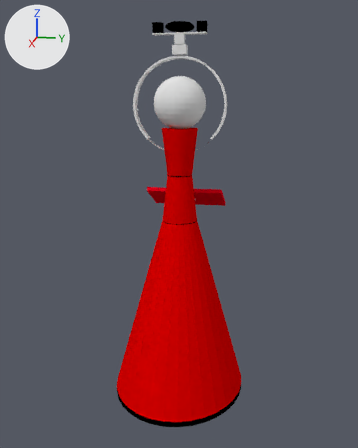
The Blender file strands_sim/data/strands_sim/robots/scitosA5.blend: old version first, new version second.
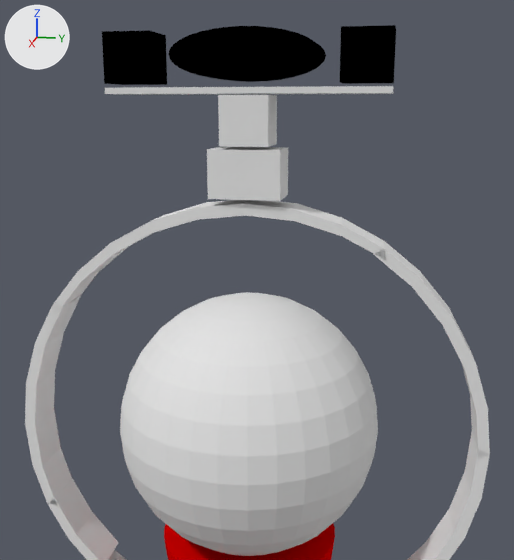
There are two pictures of each version: one whole from a 50 mm lens placed at (2.206, 0.438, 1.389), pointed at (0.008, -0.002, 0.84), one close up from a 50 mm lens placed at (0.584, 0.124, 1.661), pointed at (0.03, 0.013, 1.523). The lights are fixed; the arrows at upper left show +X, +Y and +Z.

The first close-up shows 'PTU_base', 'PTU_lower', 'PTU_upper', 'camera_left', 'camera_right', 'depth_sensor', 'head', 'head_mount', 'neck_upper'.
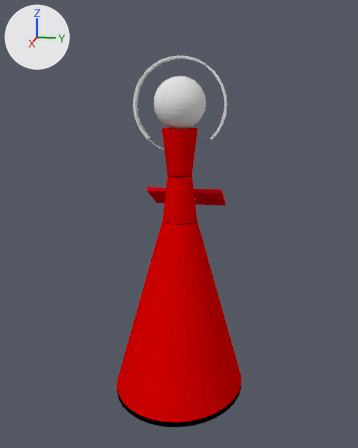
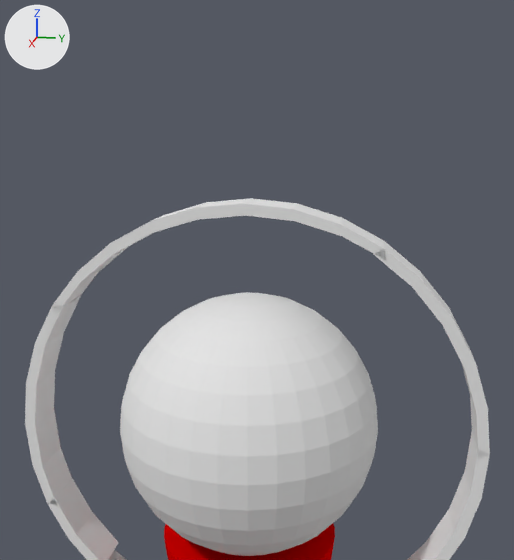
Pixel boxes (x1, y1, x2, y2) of what changed, in the close-ups (514 x 560 px):
'depth_sensor', deleted (black)
    before: (169, 26, 326, 82)
'PTU_lower', deleted
    before: (207, 147, 288, 201)
'camera_right', deleted (black)
    before: (102, 30, 167, 85)
'camera_left', deleted (black)
    before: (340, 25, 396, 84)
'PTU_upper', deleted
    before: (218, 95, 277, 147)
'PTU_base', deleted
    before: (105, 86, 394, 95)

What changed in the scene script:
```text
Remove ob_ptu_base:
    ob_ptu_base = bpy.data.objects.new('PTU_base', me_cube_004)
    ob_ptu_base.parent = ob_scitos_collision
    ob_ptu_base.matrix_parent_inverse = Matrix(((0.725, 0.0, 0.0, 0.0), (0.0, 0.865, 0.0, 0.0), (0.0, 0.0, 0.546, -0.47), (0.0, 0.0, 0.0, 1.0)))
    ob_ptu_base.location = (0.0, 0.0, 1.672)
    ob_ptu_base.scale = (0.02, 0.115, 0.0025)
Remove ob_ptu_lower:
    ob_ptu_lower = bpy.data.objects.new('PTU_lower', me_cube_003)
    ob_ptu_lower.parent = ob_scitos_collision
    ob_ptu_lower.matrix_parent_inverse = Matrix(((0.725, 0.0, 0.0, 0.0), (0.0, 0.865, 0.0, 0.0), (0.0, 0.0, 0.546, -0.47), (0.0, 0.0, 0.0, 1.0)))
    ob_ptu_lower.location = (0.0, 0.0, 1.606)
    ob_ptu_lower.scale = (0.02, 0.03, 0.02)
Remove ob_ptu_upper:
    ob_ptu_upper = bpy.data.objects.new('PTU_upper', me_cube_002)
    ob_ptu_upper.parent = ob_scitos_collision
    ob_ptu_upper.matrix_parent_inverse = Matrix(((0.725, 0.0, 0.0, 0.0), (0.0, 0.865, 0.0, 0.0), (0.0, 0.0, 0.546, -0.47), (0.0, 0.0, 0.0, 1.0)))
    ob_ptu_upper.location = (0.0, 0.0, 1.649)
    ob_ptu_upper.scale = (0.02, 0.02, 0.02)
Remove ob_depth_sensor:
    ob_depth_sensor = bpy.data.objects.new('depth_sensor', me_cylinder_005)
    ob_depth_sensor.parent = ob_scitos_collision
    ob_depth_sensor.matrix_parent_inverse = Matrix(((0.725, 0.0, 0.0, 0.0), (0.0, 0.865, 0.0, 0.0), (0.0, 0.0, 0.546, -0.47), (0.0, 0.0, 0.0, 1.0)))
    ob_depth_sensor.location = (0.0, 0.0, 1.7)
    ob_depth_sensor.rotation_euler = (0.0, 1.571, 0.0)  # degrees (0, 90, 0)
    ob_depth_sensor.scale = (0.02, 0.06, 0.02)
Remove ob_camera_right:
    ob_camera_right = bpy.data.objects.new('camera_right', me_cube_001)
    ob_camera_right.parent = ob_scitos_collision
    ob_camera_right.matrix_parent_inverse = Matrix(((0.725, 0.0, 0.0, 0.0), (0.0, 0.865, 0.0, 0.0), (0.0, 0.0, 0.546, -0.47), (0.0, 0.0, 0.0, 1.0)))
    ob_camera_right.location = (0.0, -0.095, 1.698)
    ob_camera_right.scale = (0.02, 0.02, 0.02)
Remove ob_camera_left:
    ob_camera_left = bpy.data.objects.new('camera_left', me_cube)
    ob_camera_left.parent = ob_scitos_collision
    ob_camera_left.matrix_parent_inverse = Matrix(((0.725, 0.0, 0.0, 0.0), (0.0, 0.865, 0.0, 0.0), (0.0, 0.0, 0.546, -0.47), (0.0, 0.0, 0.0, 1.0)))
    ob_camera_left.location = (0.0, 0.095, 1.698)
    ob_camera_left.scale = (0.02, 0.02, 0.02)
```
